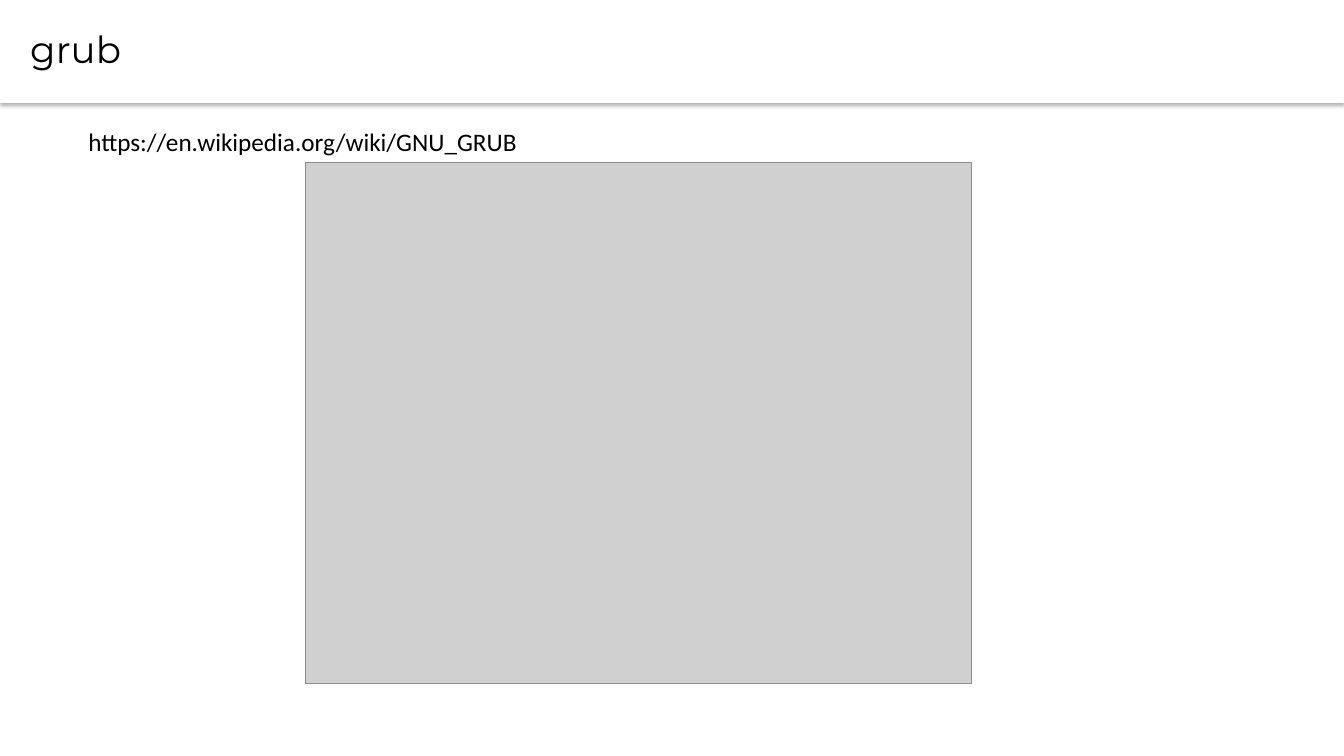
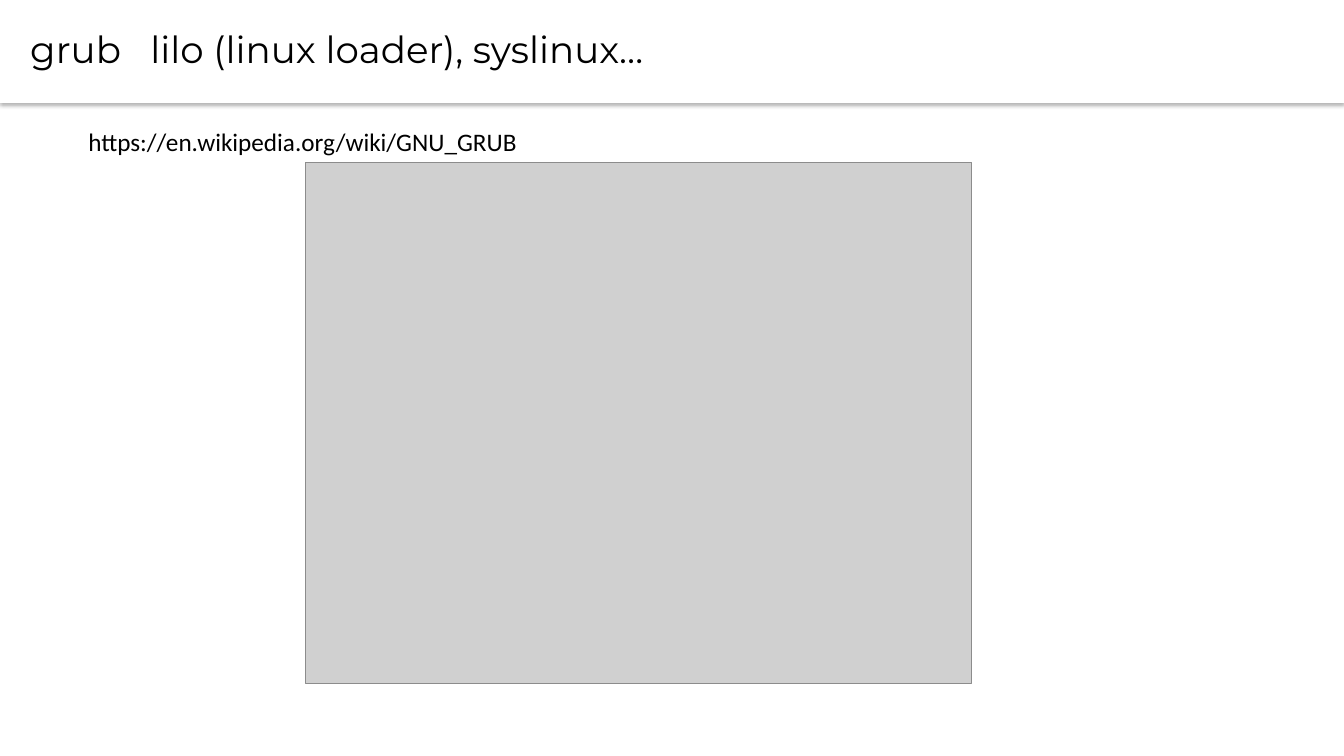
Before and after one commit to CsteerDevops1/lectures_devops2, a slide deck: slide 4 of LinuxAdm/LinuxAdm4.pptx (slide 3 before the commit). Drawn at 1344x756 pixels with LibreOffice and Linux fonts; fonts in the diff are those of the drawing; grey boxes stand for pictures. Boxes give left, top, right and bottom in pixels: in the first picture for what was removed or moved away, otherwise in the second. Text is boxed around its words. In the diff, an @@ line names an element or a change of style, - is before the commit and + after.

Commit message:
Updated LinuxAdm4

```diff
--- a/LinuxAdm/LinuxAdm4.pptx
+++ b/LinuxAdm/LinuxAdm4.pptx
@@ text at bbox=[30, 35, 643, 71]: text changed @@
-grub
+grub lilo (linux loader), syslinux…
```
Also in this commit, not shown: 1 other slide changed, 1 slide added.
